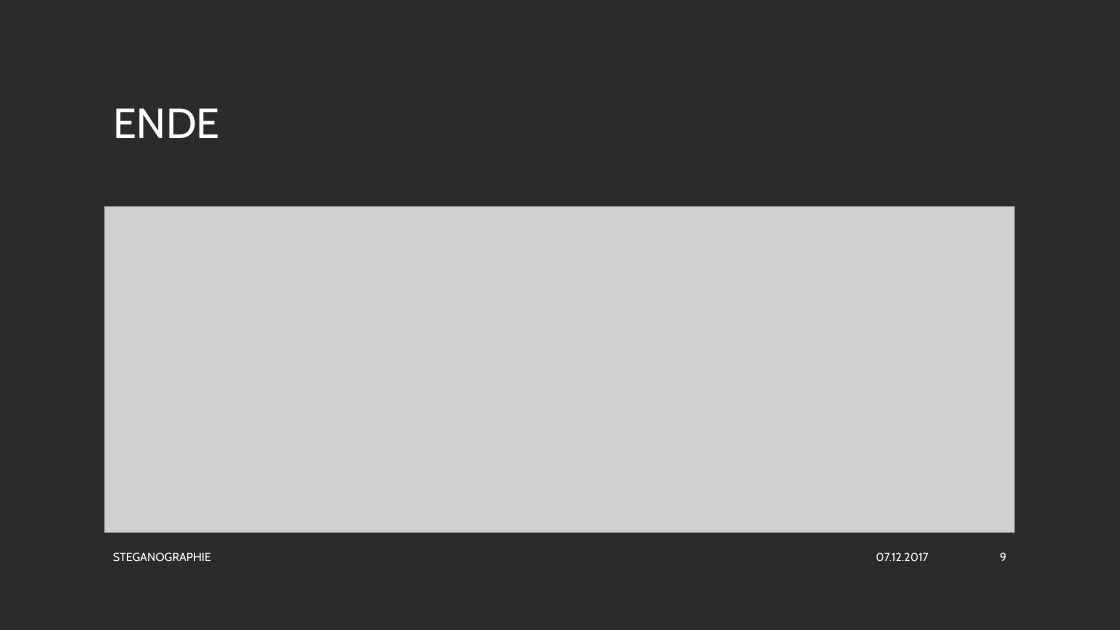
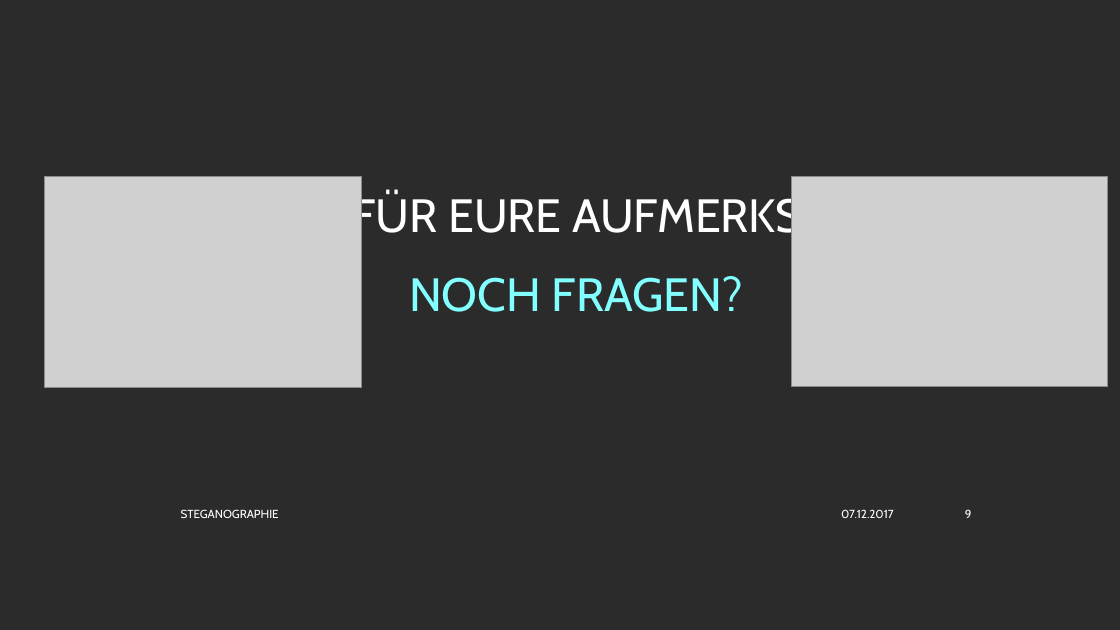
Before and after one commit to Andy-Meissner/Studienarbeit, a slide deck: slide 9 of IT-Security/Steganographie.ppt. Drawn at 1120x630 pixels with LibreOffice and Linux fonts; fonts in the diff are those of the drawing; grey boxes stand for pictures; background and template pictures are left out; a plain dark background stands for a picture behind light text. Boxes give left, top, right and bottom in pixels: in the first picture for what was removed or moved away, otherwise in the second. Text is boxed around its words. In the diff, an @@ line names an element or a change of style, - is before the commit and + after.

Commit message:
cat

```diff
--- a/IT-Security/Steganographie.ppt
+++ b/IT-Security/Steganographie.ppt
@@ title removed at bbox=[113, 108, 220, 138] @@
-ENDE
@@ picture added at bbox=[44, 177, 361, 388] @@
@@ picture added at bbox=[792, 177, 1107, 387] @@
@@ picture removed at bbox=[105, 207, 1014, 531] @@
@@ subtitle added at bbox=[351, 192, 958, 312], 40 pt, text #FFFFFF @@
+DANKE FÜR EURE AUFMERKSAMKEIT
+NOCH FRAGEN?
@@ text "STEGANOGRAPHIE": place and size @@
-text "STEGANOGRAPHIE" at bbox=[113, 552, 211, 561]
+text "STEGANOGRAPHIE" at bbox=[181, 509, 279, 518]
@@ text "07.12.2017": place and size @@
-text "07.12.2017" at bbox=[876, 552, 929, 561]
+text "07.12.2017" at bbox=[841, 509, 894, 518]
@@ page number: place and size @@
-page number at bbox=[1000, 552, 1007, 561]
+page number at bbox=[965, 509, 972, 518]
```
